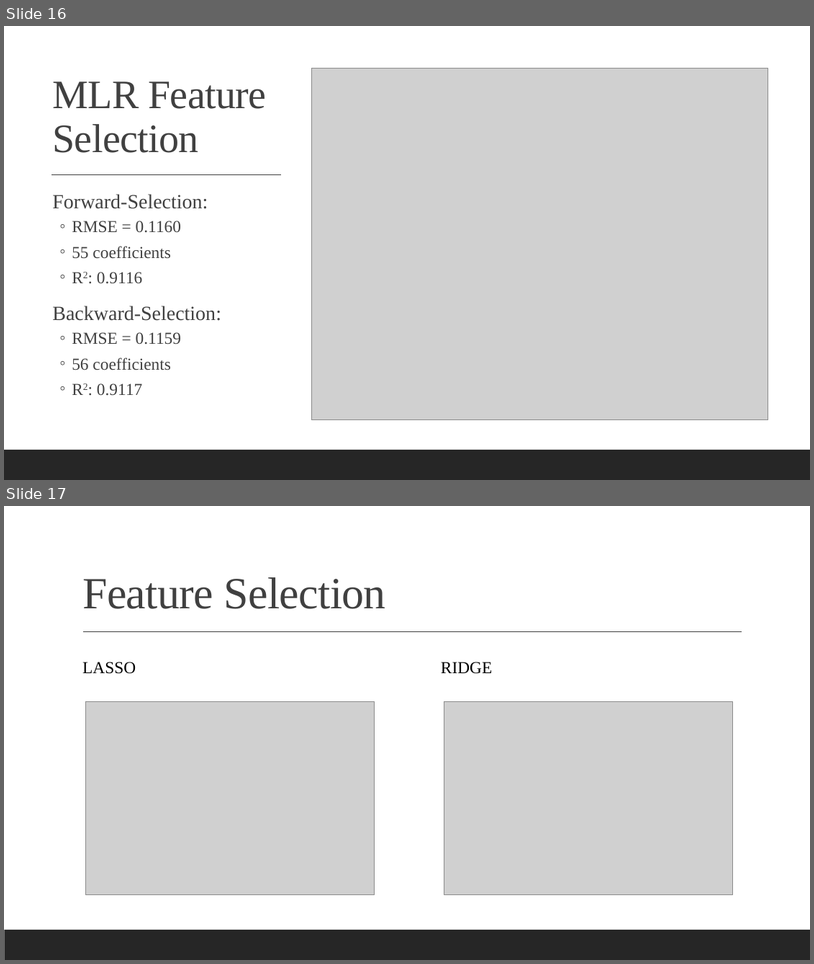
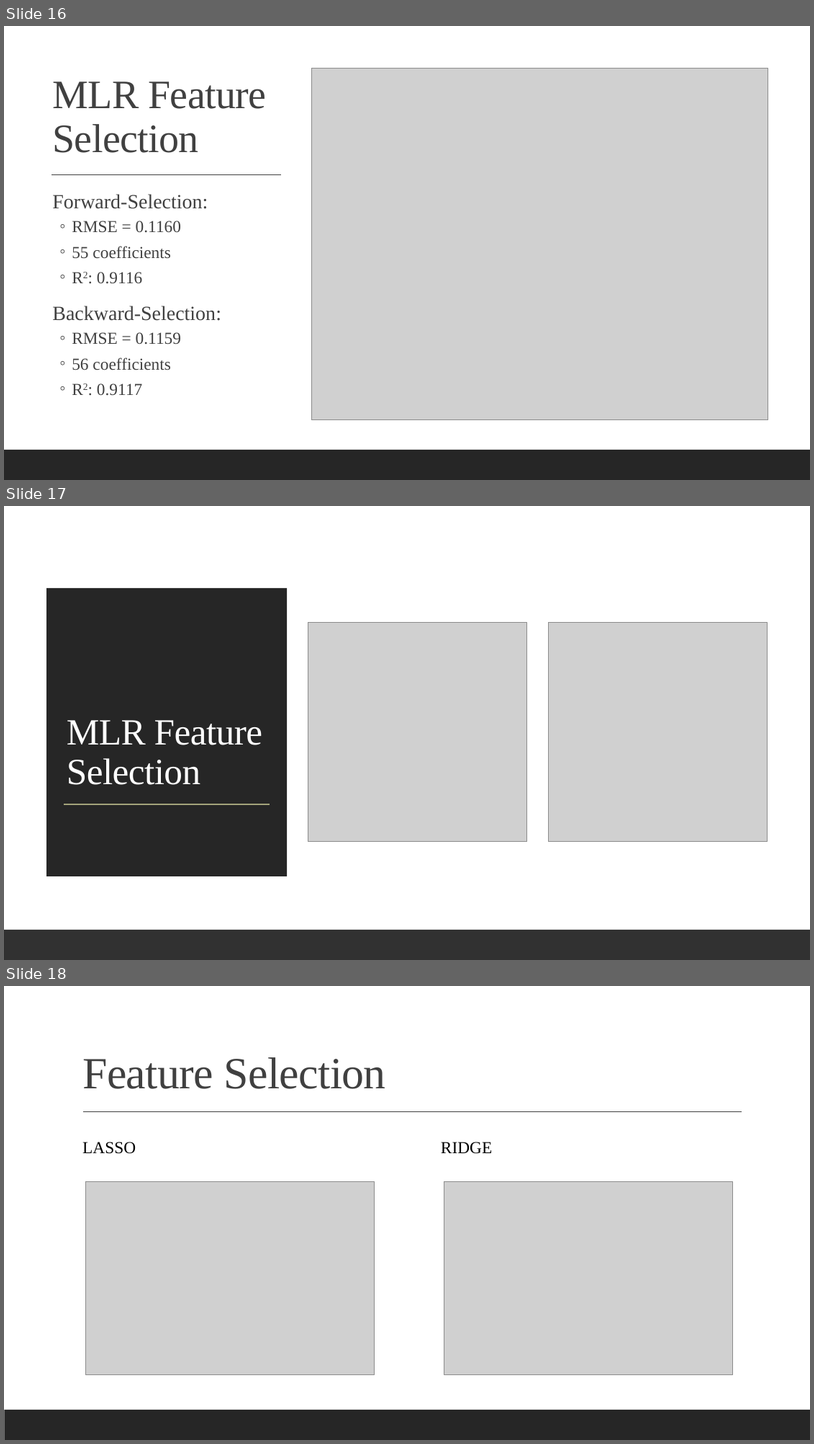
Before and after one commit to jah377/Kaggle-Machine-Learning-Housing-Project-, a slide deck: house_of_cardinality.pptx. Shown one above the other, each under a label of ours: slides 16 and 17 before the commit, slides 16, 17 and 18 after it. The pictures are 814x964 and 814x1444 pixels, drawn with LibreOffice and Linux fonts; fonts in the diff are those of the drawing; grey boxes stand for pictures. Boxes give left, top, right and bottom in pixels: in the first picture for what was removed or moved away, otherwise in the second. Text is boxed around its words. In the diff, an @@ line names an element or a change of style, - is before the commit and + after.

```diff
--- a/house_of_cardinality.pptx
+++ b/house_of_cardinality.pptx
@@ slide 17 added at (4,506,810,960), background #FFFFFF @@
@@ rectangle added at (4,506,810,960), fill #FFFFFF @@
@@ rectangle added at (46,587,287,875), fill #000000 at 85% opacity @@
@@ picture added at (309,623,527,842) @@
@@ picture added at (549,623,768,842) @@
@@ title added at (67,720,262,785), 44 pt, text #FFFFFF @@
+MLR Feature Selection
@@ line added from (64, 804) to (270, 804), #A3A37A 1.5 pt @@
@@ rectangle added at (4,929,810,960), fill #262626 @@
@@ rectangle added at (4,929,810,960), fill #262626 at 95% opacity @@
@@ what was slide 17 is now slide 18 @@
```
Also in this commit, not shown: 1 slide changed, 2 other slides added, 1 slide removed.
